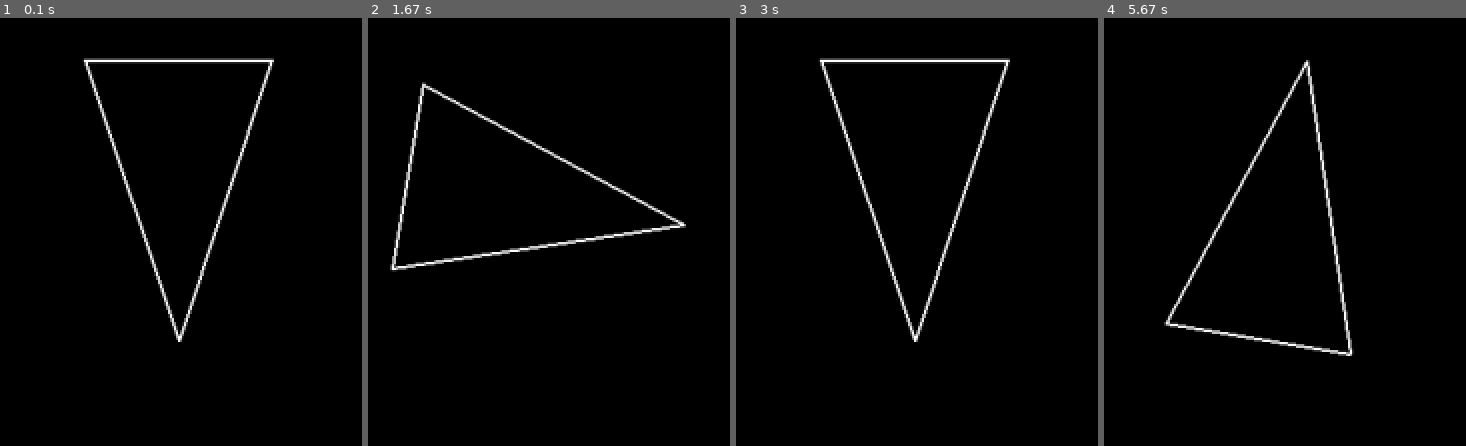
Above: before the commit, frames 1-4 (left to right).
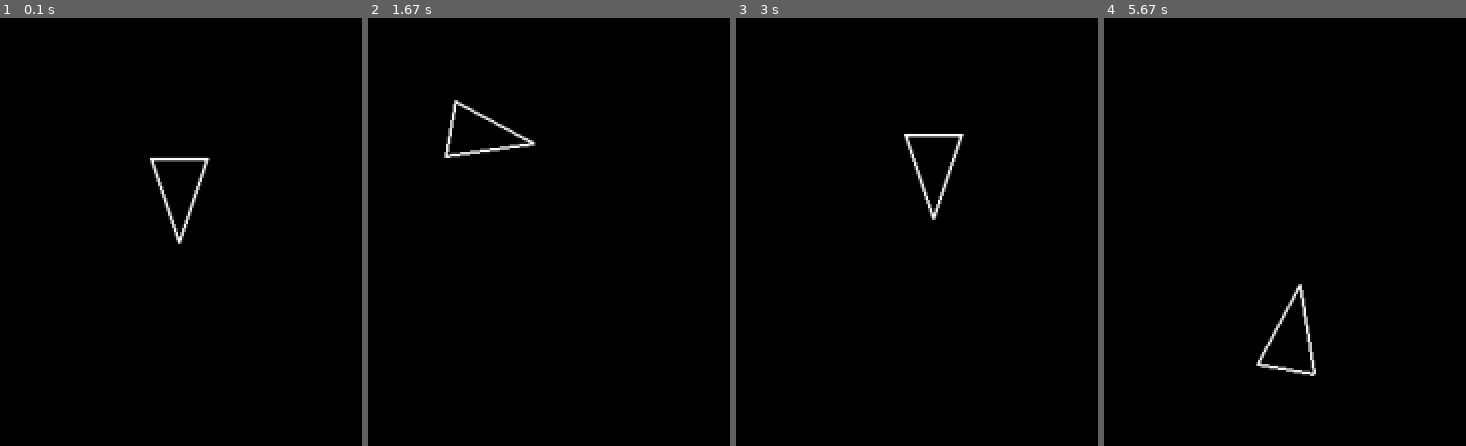
Above: after the commit, the same moments.

Repository: Yohmike/boot.dev-projects
Game: pygame game, started from pygame_asteroid/main.py
The game is run twice, just before and just after one commit, with the same random seed, the same clock (stepped at 60 frames per second) and the same inputs.
Inputs:
- Up to frame 1 (0.1 s): no input
- Up to frame 2 (1.67 s): hold D 0.33-0.8 s; hold W 0.83-1.13 s; hold D 1.17-1.63 s
- Up to frame 3 (3 s): hold A 1.67-2.2 s; hold S 2.23-2.53 s; hold A 2.57-2.97 s
- Up to frame 4 (5.67 s): hold W 3-3.37 s; hold D 3.4-4.03 s; hold S 4.07-4.43 s; hold A 4.47-4.93 s; hold D 4.97-5.43 s; hold W from 5.47 s (still down)

The runs differ from the first frame. In frame 1, 3.0% of the frame differs, in the area x 23-76%, y 9-76%; in frame 2, 2.6%; in frame 3, 3.0%; in frame 4, 2.9%.

Commit message:
Add player to groups Ch2:Groups

Diff:
--- a/pygame_asteroid/constants.py
+++ b/pygame_asteroid/constants.py
@@ -8,3 +8,4 @@
 
 PLAYER_RADIUS = 20
 PLAYER_TURN_SPEED = 300
+PLAYER_SPEED = 200
--- a/pygame_asteroid/main.py
+++ b/pygame_asteroid/main.py
@@ -11,17 +11,27 @@
     # print(f"Screen width: {SCREEN_WIDTH}")
     # print(f"Screen height: {SCREEN_HEIGHT}")
     screen = pygame.display.set_mode((SCREEN_WIDTH, SCREEN_HEIGHT))
+
+    # groups for drawing
+    updatable = pygame.sprite.Group()
+    drawable = pygame.sprite.Group()
+
+    # update groups for player
+    Player.containers = (updatable, drawable)
+
     player_initial_location = (SCREEN_WIDTH / 2, SCREEN_HEIGHT / 2)
-    player = Player(*player_initial_location, radius=100)
+    player = Player(*player_initial_location, radius=30)
 
     while True:
         for event in pygame.event.get():
             if event.type == pygame.QUIT:
                 return
         screen.fill("black")
-        player.update(dt=dt)
-        print(dt)
-        player.draw(screen=screen)
+
+        for updatable_object in updatable:
+            updatable_object.update(dt=dt)
+        for drawable_object in drawable:
+            updatable_object.draw(screen=screen)
         pygame.display.flip()
         dt = py_game_time.tick(60) / 1000
 
--- a/pygame_asteroid/player.py
+++ b/pygame_asteroid/player.py
@@ -35,3 +35,11 @@
             # self.rotate(dt=-dt)
         if keys[pygame.K_d]:
             self.rotate(dt=dt)
+        if keys[pygame.K_w]:
+            self.move(dt=dt)
+        if keys[pygame.K_s]:
+            self.move(dt=-dt)
+
+    def move(self, dt):
+        forward = pygame.Vector2(0, 1).rotate(self.rotation)
+        self.position += forward * PLAYER_SPEED * dt
